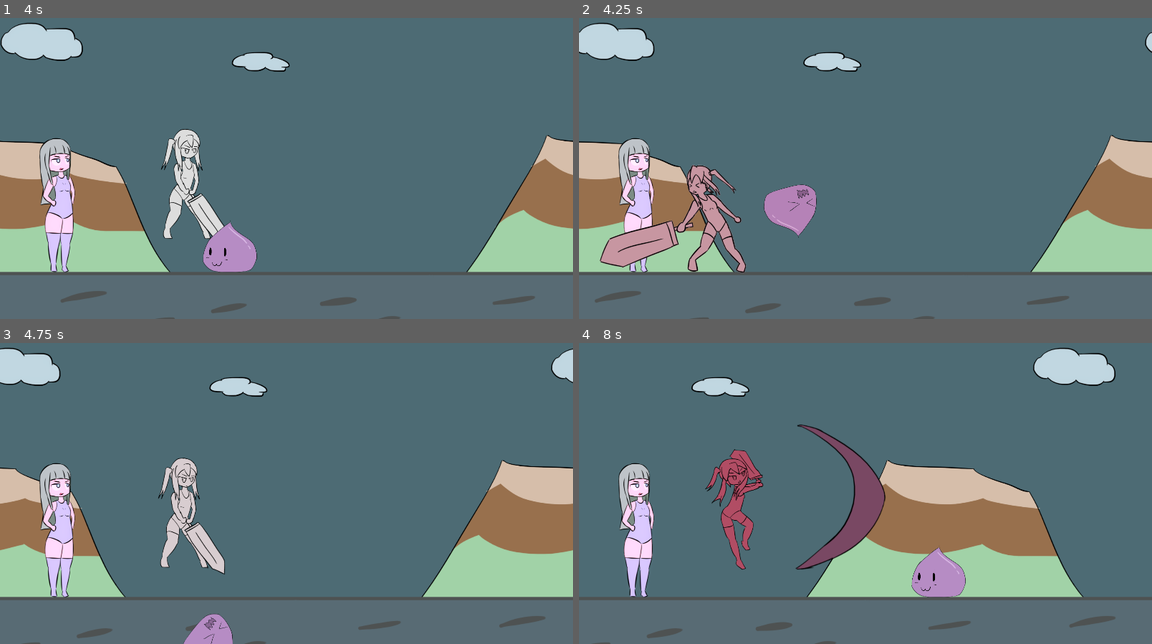
Above: before the commit, frames 1-4 (two rows, left to right).
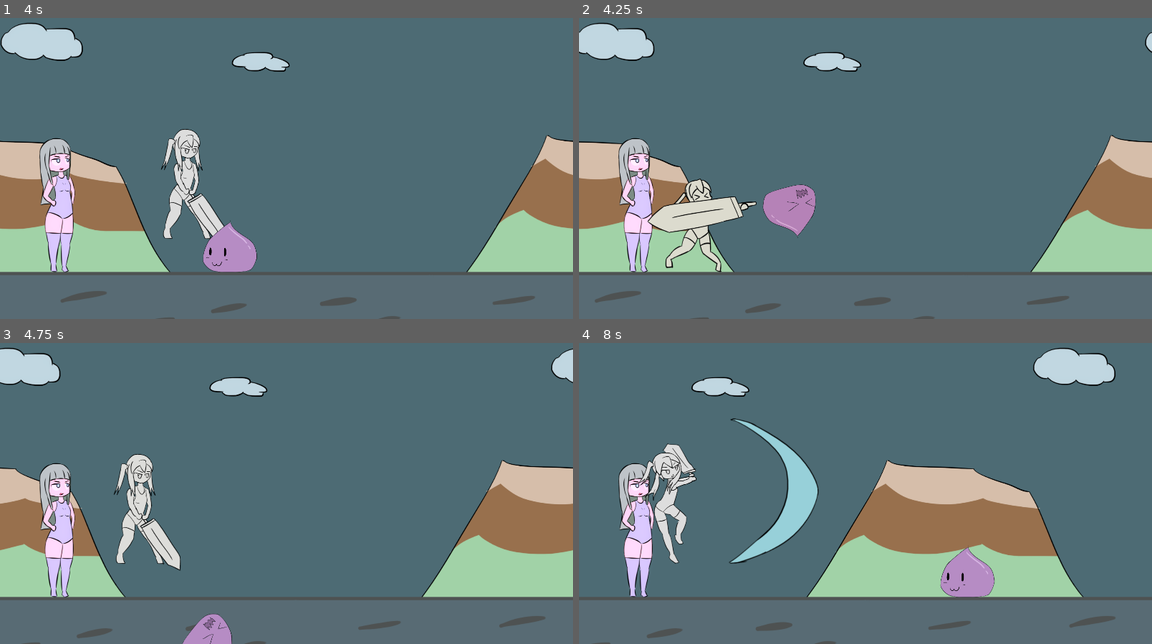
Above: after the commit, the same moments.

Repository: BeatMil/Animurun
Game: Godot game, scene res://Scenes/Forest.tscn
Same seed, same stepped clock (60 frames per second), same inputs: the game is played once before the commit and once after it.
Inputs:
- Up to frame 1 (4 s): tap Enter (ui_accept) at 0.5, 0.77, 1.52, 3.02, 3.77 s; hold U (block) 0.53-1.28 s; tap U (block) at 1.35, 2.85 s; hold U (block) 2.03-2.78 s; hold U (block) from 3.53 s (still down)
- Up to frame 2 (4.25 s): keep holding U (block)
- Up to frame 3 (4.75 s): release U (block) at 4.28 s; tap U (block) at 4.35 s; tap Enter (ui_accept) at 4.52 s
- Up to frame 4 (8 s): hold U (block) 5.03-5.78 s; tap U (block) at 5.85, 7.35 s; tap Enter (ui_accept) at 6.02, 6.77, 7.52 s; hold U (block) 6.53-7.28 s

Frame 1 is identical in both runs. In frame 2, 4.4% of the frame differs, in the area x 3-42%, y 48-85%; in frame 3, 3.7%; in frame 4, 8.9%, in the area x 10-73%, y 25-85%.

Commit message:
Add block_impact to chiichan

Diff:
--- a/Scenes/Forest.tscn
+++ b/Scenes/Forest.tscn
@@ -18,6 +18,8 @@
 [ext_resource type="AudioStream" uid="uid://cj0tmbngsm3js" path="res://Media/sfx/block02.wav" id="15_micpd"]
 [ext_resource type="AudioStream" uid="uid://cat3cfvygslnu" path="res://Media/sfx/dedExplosion.wav" id="15_prsb8"]
 [ext_resource type="Script" path="res://Scripts/DedMenu.gd" id="16_p1od0"]
+[ext_resource type="Texture2D" uid="uid://bv2i0f07e50fw" path="res://Media/sprites/chiichan_block_impact.png" id="16_vt2vx"]
+[ext_resource type="AudioStream" uid="uid://bl505quhmyg4f" path="res://Media/sfx/hitHurt2.wav" id="17_t6yuq"]
 
 [sub_resource type="RectangleShape2D" id="RectangleShape2D_iy05h"]
 size = Vector2(2953, 287)
@@ -358,7 +360,7 @@
 "times": PackedFloat32Array(0, 0.75),
 "transitions": PackedFloat32Array(0, 1),
 "update": 0,
-"values": [10.0, 1.0]
+"values": [2.0, 1.0]
 }
 
 [sub_resource type="Animation" id="Animation_uv8rb"]
@@ -452,6 +454,18 @@
 "update": 0,
 "values": [Vector2(0, 0)]
 }
+tracks/7/type = "value"
+tracks/7/imported = false
+tracks/7/enabled = true
+tracks/7/path = NodePath(".:mass")
+tracks/7/interp = 1
+tracks/7/loop_wrap = true
+tracks/7/keys = {
+"times": PackedFloat32Array(0.0416667),
+"transitions": PackedFloat32Array(1),
+"update": 0,
+"values": [1.0]
+}
 
 [sub_resource type="Animation" id="Animation_c0ony"]
 resource_name = "run"
@@ -531,12 +545,93 @@
 "values": [Vector2(0, 0)]
 }
 
+[sub_resource type="Animation" id="Animation_gbugi"]
+resource_name = "block_impact"
+length = 0.333342
+step = 0.0833333
+tracks/0/type = "value"
+tracks/0/imported = false
+tracks/0/enabled = true
+tracks/0/path = NodePath("ChiichanPos/ChiichanRun:frame")
+tracks/0/interp = 1
+tracks/0/loop_wrap = true
+tracks/0/keys = {
+"times": PackedFloat32Array(0),
+"transitions": PackedFloat32Array(1),
+"update": 1,
+"values": [0]
+}
+tracks/1/type = "value"
+tracks/1/imported = false
+tracks/1/enabled = true
+tracks/1/path = NodePath("ChiichanPos/ChiichanRun:texture")
+tracks/1/interp = 1
+tracks/1/loop_wrap = true
+tracks/1/keys = {
+"times": PackedFloat32Array(0),
+"transitions": PackedFloat32Array(1),
+"update": 1,
+"values": [ExtResource("16_vt2vx")]
+}
+tracks/2/type = "value"
+tracks/2/imported = false
+tracks/2/enabled = true
+tracks/2/path = NodePath("ChiichanPos/ChiichanRun:hframes")
+tracks/2/interp = 1
+tracks/2/loop_wrap = true
+tracks/2/keys = {
+"times": PackedFloat32Array(0),
+"transitions": PackedFloat32Array(1),
+"update": 1,
+"values": [1]
+}
+tracks/3/type = "audio"
+tracks/3/imported = false
+tracks/3/enabled = true
+tracks/3/path = NodePath("AnimationPlayer/AudioStreamPlayer")
+tracks/3/interp = 1
+tracks/3/loop_wrap = true
+tracks/3/keys = {
+"clips": [{
+"end_offset": 0.0,
+"start_offset": 0.0,
+"stream": ExtResource("17_t6yuq")
+}],
+"times": PackedFloat32Array(0)
+}
+tracks/3/use_blend = true
+tracks/4/type = "value"
+tracks/4/imported = false
+tracks/4/enabled = true
+tracks/4/path = NodePath("ChiichanPos:position")
+tracks/4/interp = 1
+tracks/4/loop_wrap = true
+tracks/4/keys = {
+"times": PackedFloat32Array(0, 0.333333),
+"transitions": PackedFloat32Array(0.5, 0.5),
+"update": 0,
+"values": [Vector2(-30, 0), Vector2(0, 0)]
+}
+tracks/5/type = "value"
+tracks/5/imported = false
+tracks/5/enabled = true
+tracks/5/path = NodePath("ChiichanPos/ChiichanRun:modulate")
+tracks/5/interp = 1
+tracks/5/loop_wrap = true
+tracks/5/keys = {
+"times": PackedFloat32Array(0, 0.333333),
+"transitions": PackedFloat32Array(1, 1),
+"update": 0,
+"values": [Color(0.988235, 0.980392, 0.85098, 1), Color(1, 1, 1, 1)]
+}
+
 [sub_resource type="AnimationLibrary" id="AnimationLibrary_8jhmc"]
 _data = {
 "RESET": SubResource("Animation_450t4"),
 "attack01": SubResource("Animation_gbfl8"),
 "attack01_2": SubResource("Animation_tft38"),
 "block": SubResource("Animation_bucmy"),
+"block_impact": SubResource("Animation_gbugi"),
 "hurt": SubResource("Animation_uv8rb"),
 "run": SubResource("Animation_c0ony")
 }
--- a/Scripts/Chiichan.gd
+++ b/Scripts/Chiichan.gd
@@ -6,6 +6,7 @@
 
 # Configs
 var is_alive = true
+var is_blocking = false
 var can_move_to_default_pos = false
 var speed = Vector2(100, 0)
 
@@ -32,6 +33,7 @@
 		anim_player.play("attack01")
 
 	if event.is_action_pressed("block"):
+		is_blocking = true
 		anim_player.play("block")
 
 
@@ -42,7 +44,10 @@
 
 
 func hit_by_slime():
-	anim_player.play("hurt")
+	if is_blocking:
+		anim_player.play("block_impact")
+	else:
+		anim_player.play("hurt")
 
 	# Set linear_velocity to ZERO
 	# Make it easier to control how far chiichan would fly
@@ -54,7 +59,10 @@
 
 
 func hit_by_speed_slime():
-	anim_player.play("hurt")
+	if is_blocking:
+		anim_player.play("block_impact")
+	else:
+		anim_player.play("hurt")
 
 	# Set linear_velocity to ZERO
 	# Make it easier to control how far chiichan would fly
@@ -73,6 +81,7 @@
 
 
 func _on_animation_player_animation_finished(anim_name):
-	if anim_name == "attack01" or anim_name == "hurt" or anim_name == "block":
+	if anim_name == "attack01" or anim_name == "hurt" or anim_name == "block" or anim_name == "block_impact":
+		is_blocking = false
 		anim_player.play("run")
 		can_move_to_default_pos = true
Binary file added: Media/sprites/chiichan_block_impact.png
Not shown, added: Media/sprites/chiichan_block_impact.png.import
Not shown: 1 places in Scenes/Forest.tscn that only renumber resources
